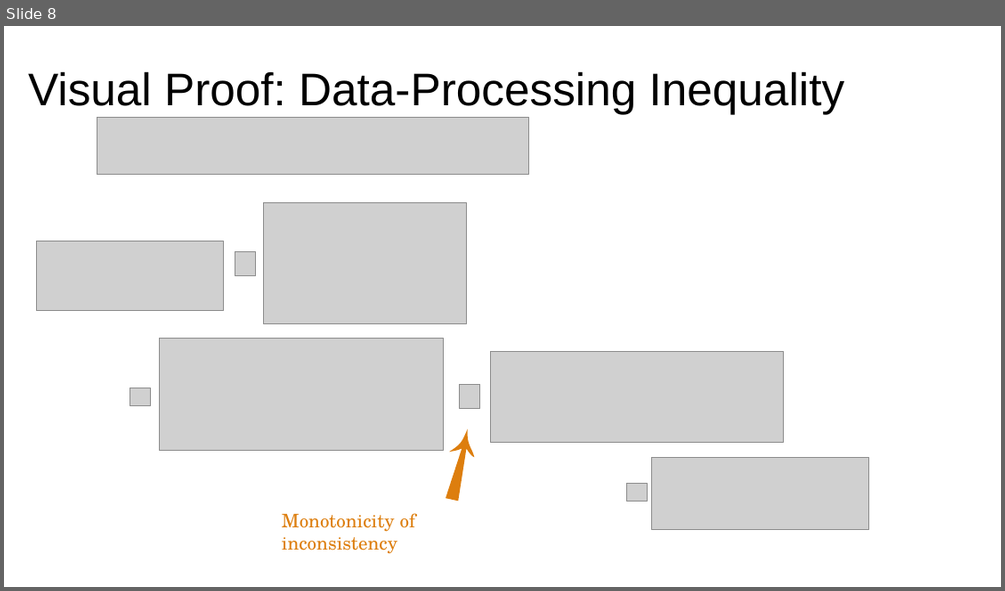
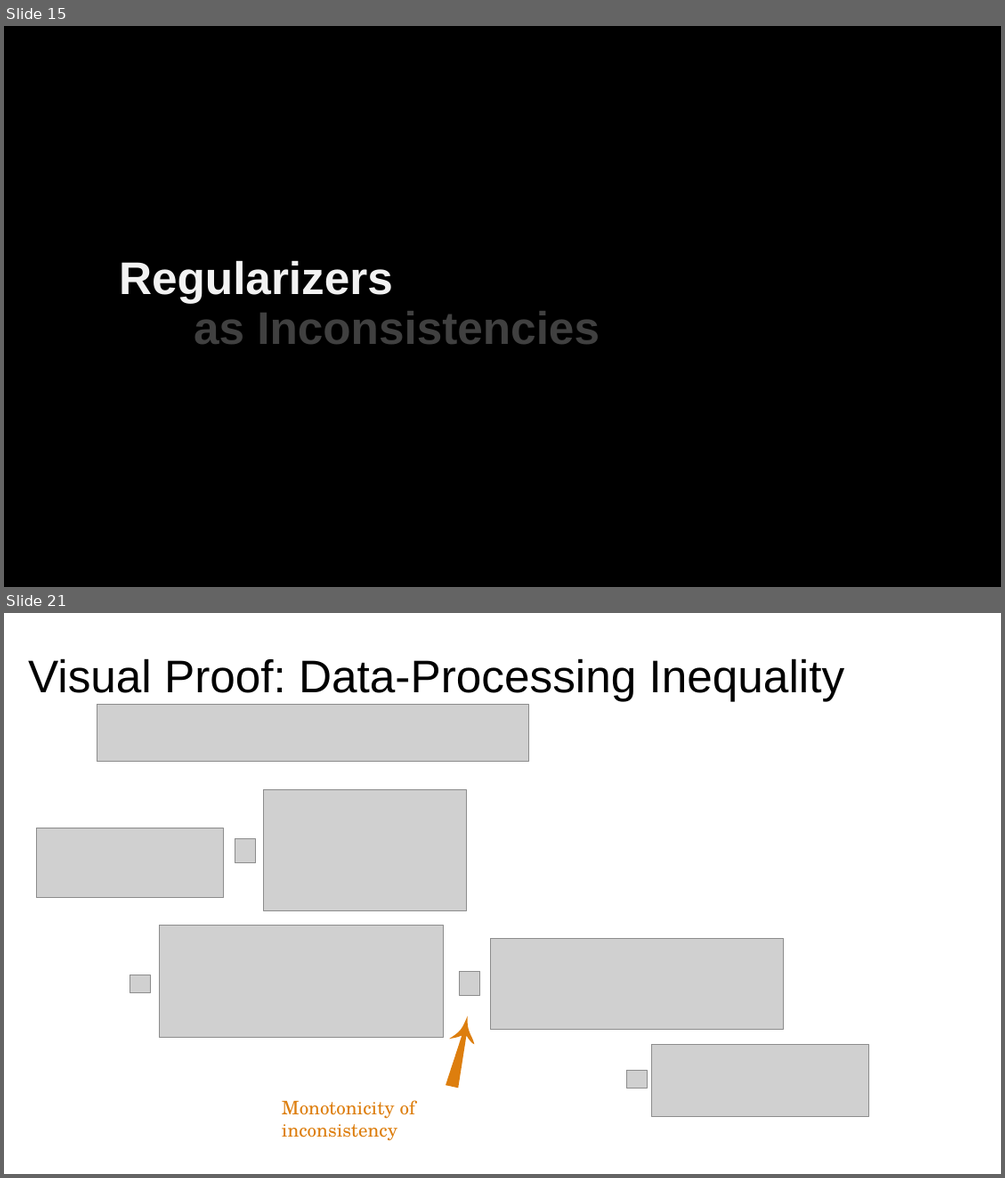
Before and after one commit to orichardson/pdg-expts, a slide deck: present/AISTATS-2022/one-true-loss.pptx. Shown one above the other, each under a label of ours: slide 8 before the commit, slides 15 and 21 after it; the slides between them are not shown. The pictures are 1005x591 and 1005x1178 pixels, drawn with LibreOffice and Linux fonts; fonts in the diff are those of the drawing; grey boxes stand for pictures. Boxes give left, top, right and bottom in pixels: in the first picture for what was removed or moved away, otherwise in the second. Text is boxed around its words. In the diff, an @@ line names an element or a change of style, - is before the commit and + after.

```diff
--- a/present/AISTATS-2022/one-true-loss.pptx
+++ b/present/AISTATS-2022/one-true-loss.pptx
@@ slide 15 added at [4, 26, 1001, 587], background #000000 @@
@@ title added at [119, 260, 599, 344], 44 pt, text #404040, bold @@
+Regularizers
+as Inconsistencies
@@ what was slide 8 is now slide 21 @@
```
Also in this commit, not shown: 4 slides changed, 18 other slides added, 3 slides removed, 2 other files.
